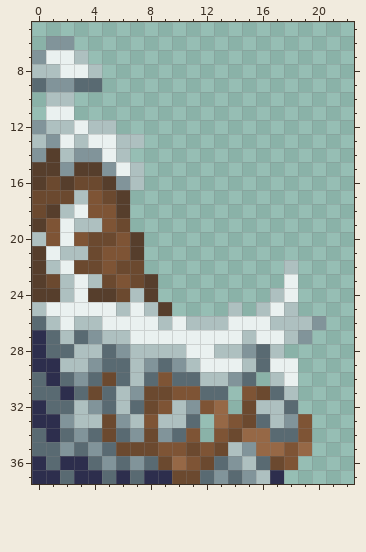
Two versions of one pixel-art sprite, Assets/Menu/NullBiomePreview.png. The picture above is the old version.
The file is 76x76 pixels, drawn in blocks of 2x2; one block is one cell here. Shown: x 0..22, y 5..37.
The result:
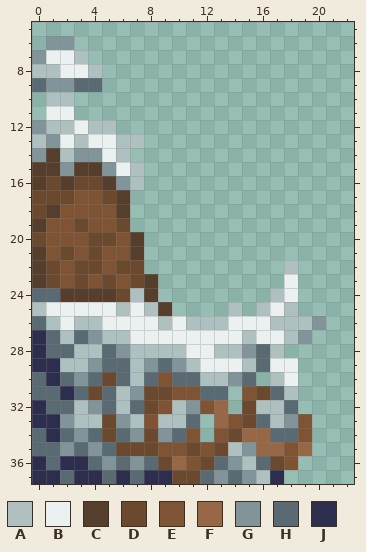
Palette (. is transparent): A #aec0c0  B #eaf1f0  C #563e2c  D #6b492f  E #7e5435  F #966846  G #81949a  H #596a72  J #2d2e4d
Author's note on the commit: New Icons for null fields
Difference:
Colour A becomes colour C in row 24 at x 2.
Colour B becomes colour C in row 24 at x 3.
Colour A becomes colour D in row 19 at x 3; in row 20 at x 0; in row 21 at x 2; in row 22 at x 1.
Colour B becomes colour D in row 23 at x 3.
Colour A becomes colour E in row 17 at x 3; in row 18 at x 2; in row 19 at x 4; in row 21 at x 3; in row 23 at x 2 and 4.
Colour B becomes colour E in row 18 at x 3; in rows 19 to 20 at x 2; in row 21 at x 1; in row 22 at x 2.
Colour C becomes colour H in row 24 at x 0 to 1.
Pixel boxes of the changes (left, top, right, bottom) in both pictures:
changed: (32, 190, 102, 302)
